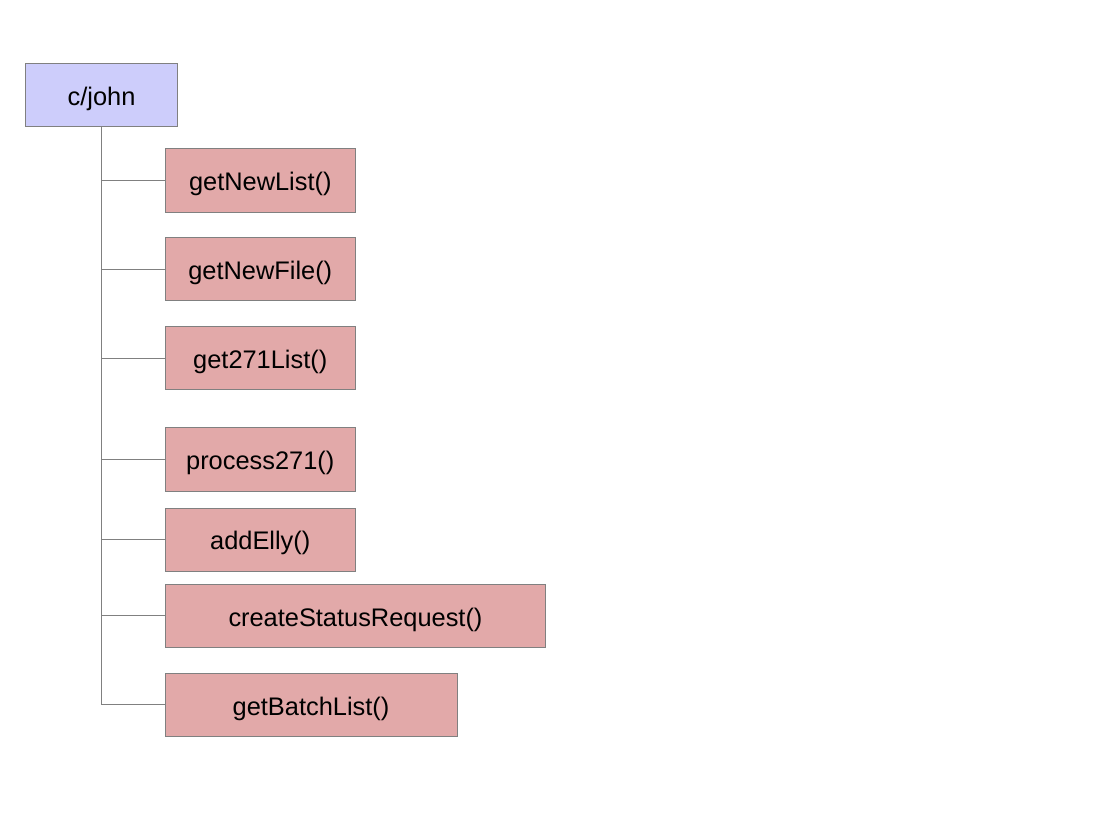
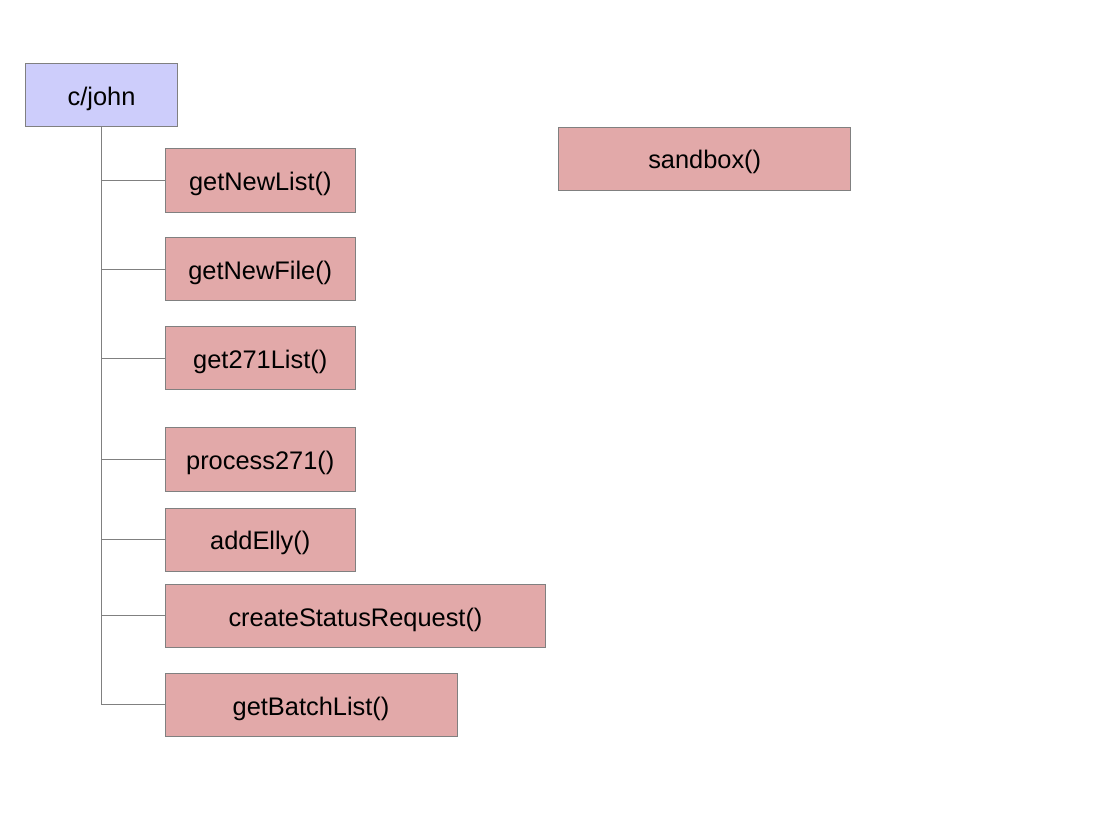
Before and after one commit to JamesLeB/Stout, a slide deck: slide 8 of Documents/BillingSystem.odp (slide 7 before the commit). Drawn at 1120x840 pixels with LibreOffice and Linux fonts; fonts in the diff are those of the drawing. Boxes give left, top, right and bottom in pixels: in the first picture for what was removed or moved away, otherwise in the second. Text is boxed around its words. In the diff, an @@ line names an element or a change of style, - is before the commit and + after.

```diff
--- a/Documents/BillingSystem.odp
+++ b/Documents/BillingSystem.odp
@@ rectangle added at [559,127,851,190], fill #E2A9A9, outline #808080 0 pt, 18 pt, text #000000 @@
+sandbox()
```
Also in this commit, not shown: 1 other slide changed, 1 slide added.
